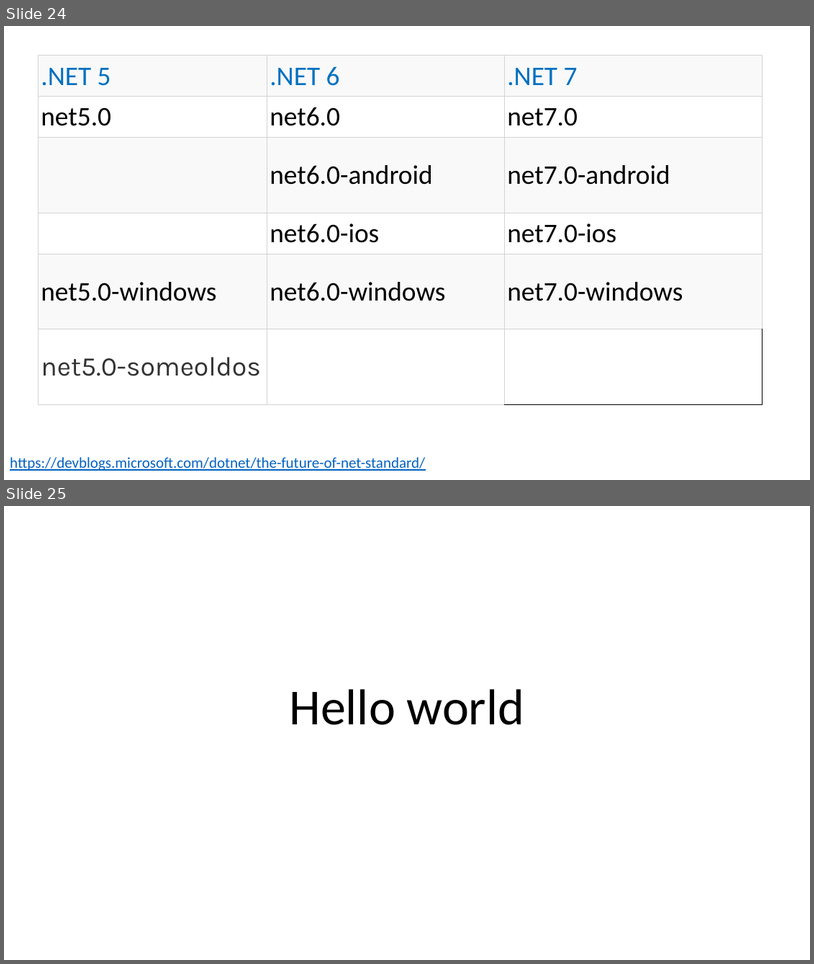
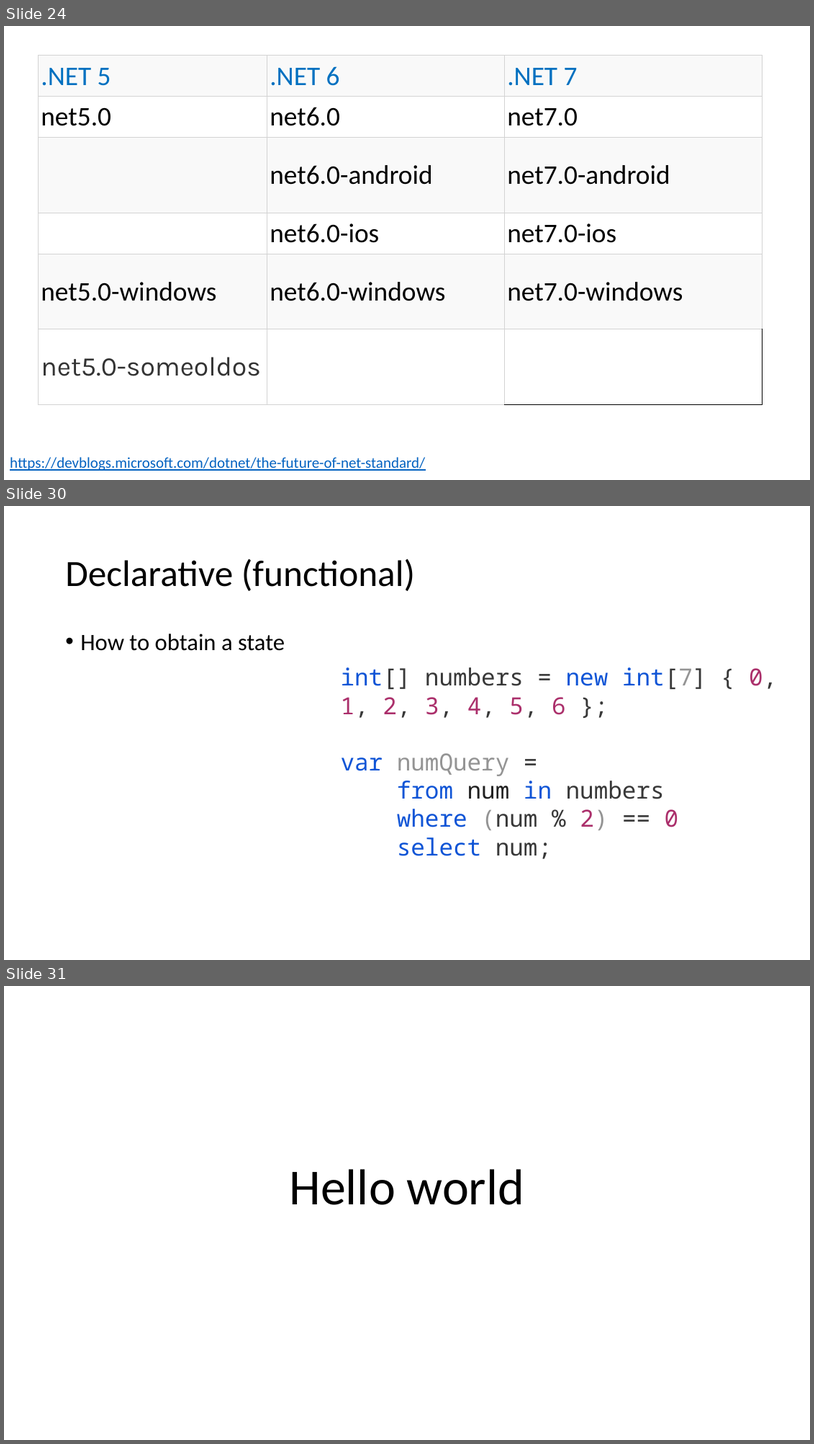
Before and after one commit to guillaume-chervet/course.dotnet, a slide deck: documentations/dotnet.pptx. Shown one above the other, each under a label of ours: slides 24 and 25 before the commit, slides 24, 30 and 31 after it; the slides between them are not shown. The pictures are 814x964 and 814x1444 pixels, drawn with LibreOffice and Linux fonts; fonts in the diff are those of the drawing. Boxes give left, top, right and bottom in pixels: in the first picture for what was removed or moved away, otherwise in the second. Text is boxed around its words. In the diff, an @@ line names an element or a change of style, - is before the commit and + after.

```diff
--- a/documentations/dotnet.pptx
+++ b/documentations/dotnet.pptx
@@ slide 30 added at (x1=4, y1=506, x2=810, y2=960), background #FFFFFF @@
@@ title added at (x1=65, y1=559, x2=415, y2=591), 44 pt, text #000000 @@
+Declarative (functional)
@@ text added at (x1=80, y1=633, x2=285, y2=651), 28 pt, text #000000 @@
+• How to obtain a state
@@ text added at (x1=341, y1=667, x2=777, y2=859), 28 pt, text #383838 @@
+int[] numbers = new int[7] { 0, 1, 2, 3, 4, 5, 6 };
+var numQuery =
+from num in numbers
+where (num % 2) == 0
+select num;
@@ what was slide 25 is now slide 31 @@
```
Also in this commit, not shown: 4 slides changed, 12 other slides added.
